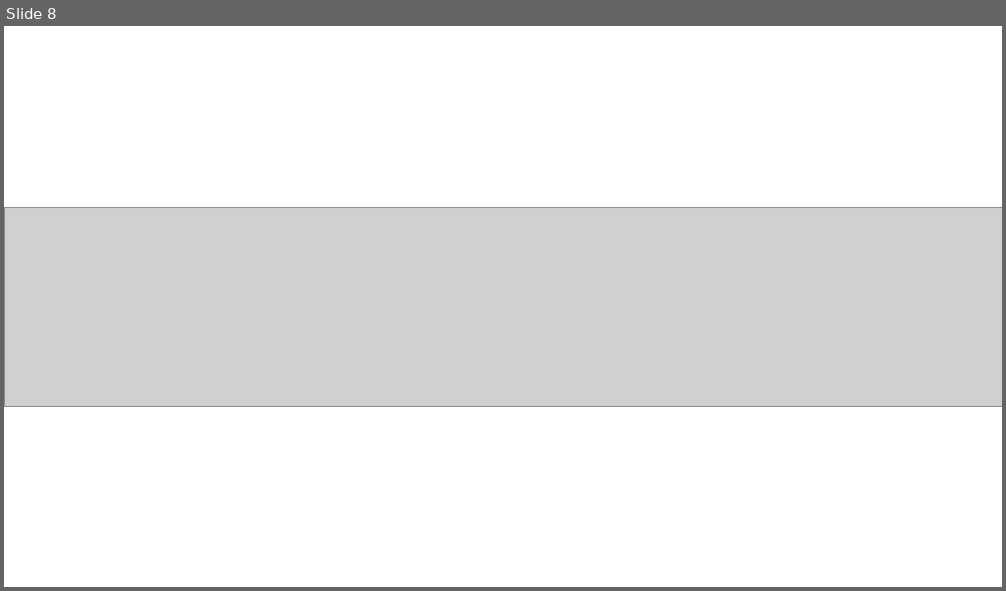
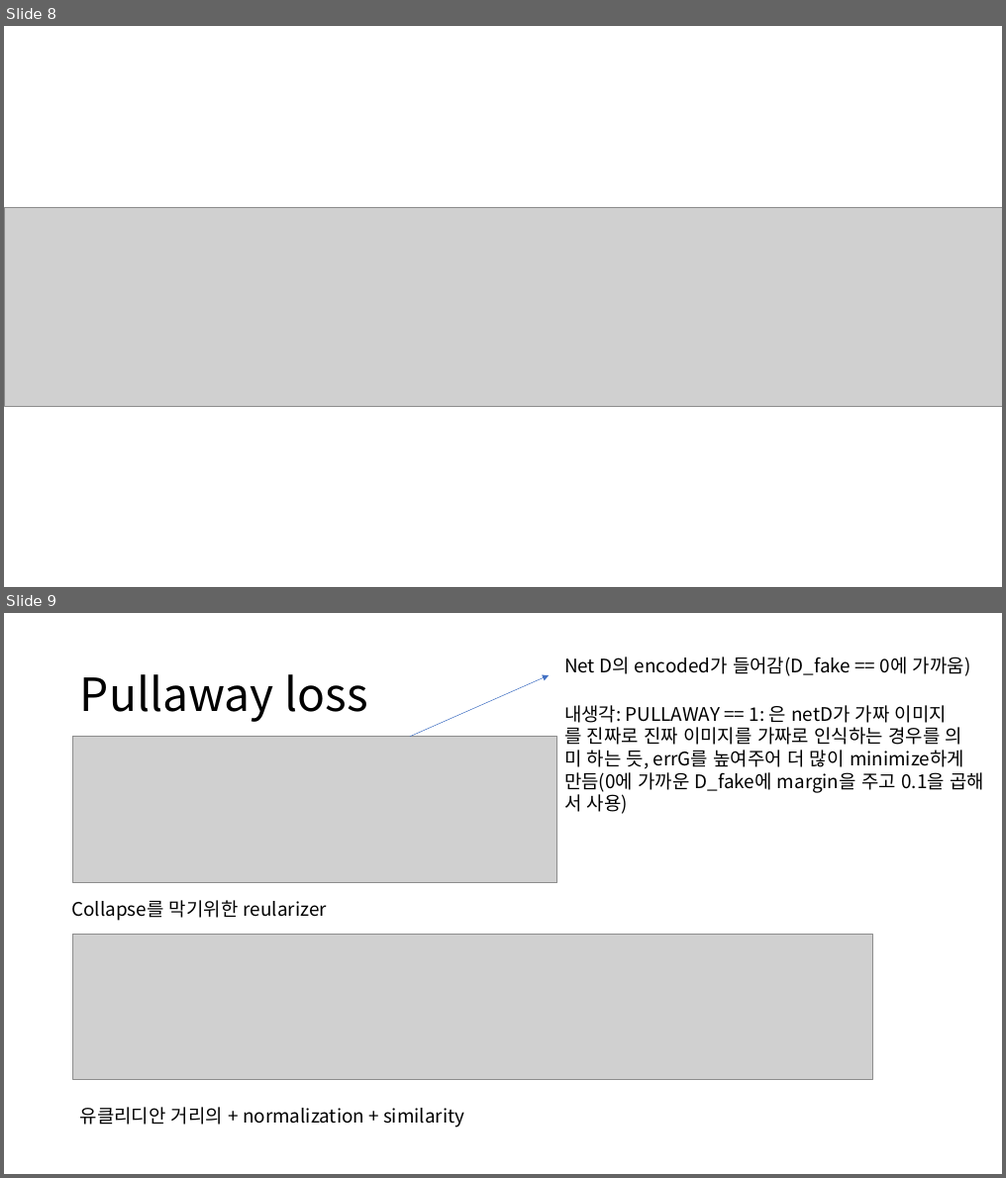
Before and after one commit to gudrb/GAN, a slide deck: EBGAN.pptx. Shown one above the other, each under a label of ours: slide 8 before the commit, slides 8 and 9 after it. The pictures are 1006x591 and 1006x1178 pixels, drawn with LibreOffice and Linux fonts; fonts in the diff are those of the drawing; grey boxes stand for pictures. Boxes give left, top, right and bottom in pixels: in the first picture for what was removed or moved away, otherwise in the second. Text is boxed around its words. In the diff, an @@ line names an element or a change of style, - is before the commit and + after.

Commit message:
ppt

```diff
--- a/EBGAN.pptx
+++ b/EBGAN.pptx
@@ slide 9 added at (4, 613, 1002, 1174), background #FFFFFF @@
@@ text added at (564, 657, 971, 676), 18 pt, text #000000 @@
+Net D의 encoded가 들어감(D_fake == 0에 가까움)
@@ title added at (80, 674, 367, 722), 44 pt, text #000000 @@
+Pullaway loss
@@ arrow added from (410, 737) to (549, 675), #4472C4 0.5 pt @@
@@ text added at (564, 705, 984, 814), 18 pt, text #000000 @@
+내생각: PULLAWAY == 1: 은 netD가 가짜 이미지
+를 진짜로 진짜 이미지를 가짜로 인식하는 경우를 의
+미 하는 듯, errG를 높여주어 더 많이 minimize하게
+만듬(0에 가까운 D_fake에 margin을 주고 0.1을 곱해
+서 사용)
@@ picture added at (73, 737, 557, 883) @@
@@ text added at (71, 900, 327, 921), 18 pt, text #000000 @@
+Collapse를 막기위한 reularizer
@@ picture added at (73, 934, 873, 1079) @@
@@ text added at (80, 1107, 464, 1128), 18 pt, text #000000 @@
+유클리디안 거리의 + normalization + similarity
```
Also in this commit, not shown: 1 other slide added, 3 slides removed.
